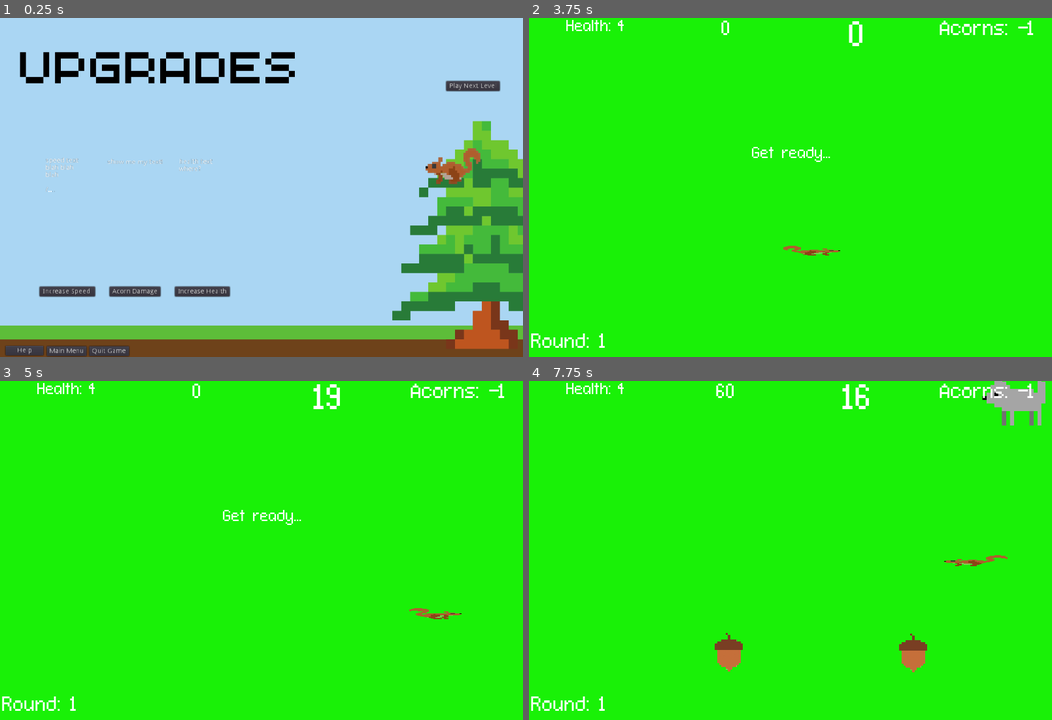
Above: before the commit, frames 1-4 (two rows, left to right).
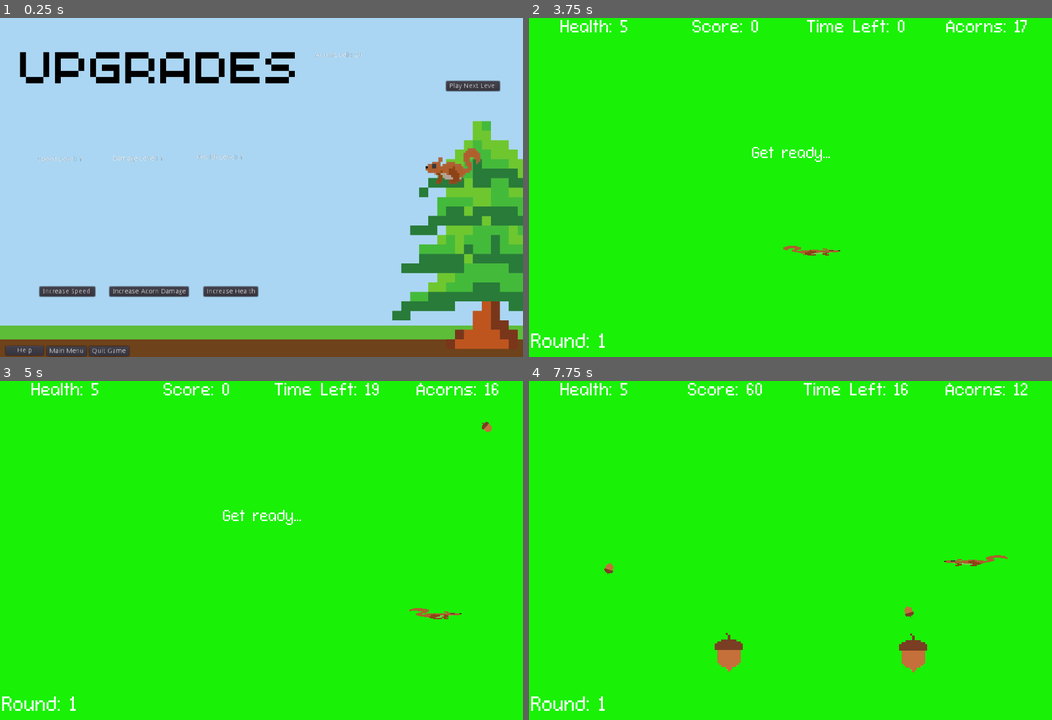
Above: after the commit, the same moments.

Repository: nygren23/2DGame_Squirrel
Game: Godot game, scene res://UpgradeScreen.tscn
Same seed, same stepped clock (60 frames per second), same inputs: the game is played once before the commit and once after it. This scene is started directly instead of the project's main scene.
Inputs (mouse positions are in pixels of both pictures, inside the frame that each line leads up to):
- Up to frame 1 (0.25 s): no input
- Up to frame 2 (3.75 s): click "Increase Speed" at 0.5 s; click "Acorn Damage" (after the commit: "Increase Acorn Damage") at 1.25 s; click "Increase Health" at 2 s; click "Play Next Level" at 2.75 s; click "Start the Round" at 3.5 s
- Up to frame 3 (5 s): tap Enter at 4.25 s; move the mouse to (376, 533) at 4.27 s; hold D (move_right) from 4.28 s (still down); click (376, 533) at 4.35 s
- Up to frame 4 (7.75 s): move the mouse to (685, 567) at 5.02 s; release D (move_right) at 5.03 s; hold S (move_down) 5.03-5.78 s; click (685, 567) at 5.1 s; move the mouse to (842, 475) at 5.77 s; hold D (move_right) 5.78-6.53 s; click (842, 475) at 5.85 s; move the mouse to (764, 618) at 6.52 s; hold W (move_up) 6.53-7.28 s; click (764, 618) at 6.6 s; move the mouse to (947, 601) at 7.27 s; hold A (move_left) from 7.28 s (still down); click (947, 601) at 7.35 s

The runs differ from the first frame. In frame 1, 0.8% of the frame differs, in the area x 7-70%, y 10-83%; in frame 2, 1.1%; in frame 3, 1.2%; in frame 4, 2.1%, in the area x 6-99%, y 0-86%.

Commit message:
fixed nux mode, added detail to upgrade screen, balanced dog enemies, fixed acorn causing damage bug

Diff:
--- a/Acorn.gd
+++ b/Acorn.gd
@@ -8,14 +8,6 @@
 	if(main.getSafe()):
 		queue_free()
 
-#func _on_Area2D_body_entered(body):
-#	print(body.name)
-#	if body.name == "Player":
-#		queue_free()
-#		player.acorns += 1
-
-
 func _on_Area2D_area_entered(area):
 	queue_free()
-	player.acorns += 3
-	player.health +=1
+	player.acorns += 1
--- a/HUD.gd
+++ b/HUD.gd
@@ -11,13 +11,13 @@
 
 # Updates the score displayed at the top
 func update_score(score):
-	$ScoreLabel.text = str(score)
+	$ScoreLabel.text = "Score: " + str(score)
 
 func update_acorns(acorns):
 	$Acorns.text = "Acorns: " + str(acorns)
 
 func update_time(time):
-	$TimerLabel.text = str(time)
+	$TimerLabel.text = "Time Left: " + str(time)
 
 func update_health(health):
 	$HealthBarPlaceHolder.text = "Health: " + str(health)
@@ -64,7 +64,8 @@
 func _on_NuxMode_pressed():
 	$NuxMode.hide()
 	$Start.hide()
-	emit_signal("start_game_cheated")
+	GlobalStats.nuxModeFlag = true
+	emit_signal("start_game")
 
 func hide_all():
 	$ScoreLabel.hide()
--- a/HUD.tscn
+++ b/HUD.tscn
@@ -4,19 +4,19 @@
 [ext_resource path="res://HUD.gd" type="Script" id=2]
 
 [sub_resource type="DynamicFont" id=3]
-size = 30
+size = 35
 font_data = ExtResource( 1 )
 
 [sub_resource type="DynamicFont" id=4]
-size = 40
+size = 35
 font_data = ExtResource( 1 )
 
 [sub_resource type="DynamicFont" id=5]
-size = 70
+size = 35
 font_data = ExtResource( 1 )
 
 [sub_resource type="DynamicFont" id=6]
-size = 40
+size = 35
 font_data = ExtResource( 1 )
 
 [sub_resource type="DynamicFont" id=1]
@@ -42,8 +42,7 @@
 margin_bottom = 20.3
 rect_pivot_offset = Vector2( 171, 38 )
 custom_fonts/font = SubResource( 3 )
-text = "Placeholder
-for Health Bar"
+text = "0"
 align = 1
 clip_text = true
 
--- a/Main.gd
+++ b/Main.gd
@@ -27,21 +27,24 @@
 		score = 0
 		newGame = false
 		$HUD.update_score(score)
-		#GlobalStats.setNumAcorns(20)
 
-	$Player.setAcorns(GlobalStats.getNumAcorns())
-	$Player.setSpeed(GlobalStats.getSpeed());
-	$Player.setMaxHealth(GlobalStats.getSpeed());
-	$Player.setHealth(GlobalStats.getMaxHealth())
+	if GlobalStats.nuxModeFlag:
+		$Player.setAcorns(GlobalStats.getNuxNumAcorns())
+		$Player.setMaxHealth(GlobalStats.getNuxMaxHealth())
+		$Player.setHealth(GlobalStats.getNuxMaxHealth())
+	else:
+		$Player.setAcorns(GlobalStats.getNumAcorns())
+		$Player.setMaxHealth(GlobalStats.getMaxHealth())
+		$Player.setHealth(GlobalStats.getMaxHealth())
 
+	$Player.setSpeed(GlobalStats.getSpeed())
 	if(GlobalStats.getRoundNumber()%3 == 0):
 		GlobalStats.setRountTimer(GlobalStats.getRoundTimer()+20)
 		GlobalStats.setMobTimer(GlobalStats.getMobTimer() *0.5)
 
 	$endOfMatchTimer.set_wait_time(GlobalStats.getRoundTimer())
 	$MobTimer.set_wait_time(GlobalStats.getMobTimer())
-
-	#$Player.setAcorns($Player.getMaxAcorns())
+	$AcornTimer.set_wait_time(GlobalStats.getAcornTimer())
 
 	$Player.start($StartPosition.position) #spawns the player
 	$StartTimer.start()
@@ -55,11 +58,6 @@
 	$MobTimer.start()
 	$AcornTimer.start()
 	$endOfMatchTimer.start()
-
-func new_game_cheated():
-	$Player.setAcorns(999)
-	$Player.setHealth(999)
-	new_game()
 
 
 func take_damage():
--- a/Main.tscn
+++ b/Main.tscn
@@ -22,7 +22,7 @@
 wait_time = 20.0
 
 [node name="MobTimer" type="Timer" parent="."]
-wait_time = 3.0
+wait_time = 4.0
 
 [node name="ScoreTimer" type="Timer" parent="."]
 
@@ -30,7 +30,7 @@
 one_shot = true
 
 [node name="AcornTimer" type="Timer" parent="."]
-wait_time = 0.593
+wait_time = 2.0
 
 [node name="Player" parent="." instance=ExtResource( 3 )]
 position = Vector2( -40, 61 )
--- a/Mob.gd
+++ b/Mob.gd
@@ -20,9 +20,9 @@
 func _ready():
 	#sets the size and speed of the mob
 	#size = 0.50
-	speed = 160
+	speed = 90
 	health = 400
-	attackspeed = 500
+	attackspeed = 300
 
 	$AnimatedSprite.play()
 	var mob_types = $AnimatedSprite.frames.get_animation_names()
@@ -47,19 +47,20 @@
 	var movement_speed = 0
 	if (attacking):
 		movement_speed = attackspeed
-
 		counter +=1
 		if(counter == 15):
-			counter =0
+			counter = 0
 			attacking = false
 			cooldown = true
 
-
+	#cooldown should be 2 seconds (assuming 60 fps)
 	elif(cooldown):
+		$AnimatedSprite.stop()
 		counter +=1
-		if(counter == 75):
+		if(counter == 120):
 			counter = 0
 			cooldown = false
+			$AnimatedSprite.play()
 
 	else:
 		movement_speed = speed
@@ -81,7 +82,7 @@
 	$damage_indicator.show()
 	$damage_indicator_timer.start();
 
-	if(health<=0):
+	if(health <= 0):
 		main.addToScore(100)
 		queue_free()
 
--- a/Mob.tscn
+++ b/Mob.tscn
@@ -28,7 +28,7 @@
 
 [node name="Mob" type="RigidBody2D" groups=["mobs"]]
 position = Vector2( 252, 368 )
-scale = Vector2( 0.7, 0.7 )
+scale = Vector2( 0.4, 0.4 )
 collision_layer = 32
 collision_mask = 2
 gravity_scale = 0.0
--- a/Player.gd
+++ b/Player.gd
@@ -7,6 +7,8 @@
 
 var health = 4
 var acorns = 20
+var hitRecovery = false
+var hitRecoveryCounter = 0
 
 export var speed = 400.0 #how fast the player moves
 var screen_size = Vector2.ZERO #screen size. Its actual size is set later
@@ -20,6 +22,7 @@
 	hide()
 
 func _process(delta):
+
 	var direction = Vector2.ZERO
 
 	#shoots a bullet if the game has started
@@ -71,11 +74,14 @@
 #they die automatically
 func _on_Player_body_entered(body):
 	print('player hit')
-	health -=1
-	if (health <= 0):
-		hide()
-		$CollisionShape2D.set_deferred("disabled", true)
-		emit_signal("hit")
+	print(body.name)
+	if body.name == "Mob":
+		health -= 1
+
+		if (health <= 0):
+			hide()
+			$CollisionShape2D.set_deferred("disabled", true)
+			emit_signal("hit")
 
 #shoots a bullet where ever the mouse is.
 func shoot():
--- a/Player.tscn
+++ b/Player.tscn
@@ -26,6 +26,7 @@
 
 [node name="Player" type="Area2D"]
 position = Vector2( 240, 363 )
+scale = Vector2( 0.4, 0.4 )
 collision_layer = 2
 collision_mask = 32
 script = ExtResource( 5 )
--- a/UpgradeScreen.gd
+++ b/UpgradeScreen.gd
@@ -11,9 +11,13 @@
 	print("hello")
 
 
-# Called every frame. 'delta' is the elapsed time since the previous frame.
-#func _process(delta):
-#	pass
+#Called every frame. 'delta' is the elapsed time since the previous frame.
+func _process(delta):
+	$SpeedLabel.text = "Speed Level: " + str(GlobalStats.getSpeedLevel())
+	$DamageLabel.text = "Damage Level: " + str(GlobalStats.getDamageLevel())
+	$HealthLabel.text = "Health Level: " + str(GlobalStats.getHealthLevel())
+	$AcornsLeft.text = "Acorns Left: " + str(GlobalStats.getNumAcorns())
+
 
 
 func _on_QuitButton_pressed():
@@ -30,22 +34,28 @@
 
 
 func _on_Speed_pressed():
-	if(GlobalStats.numAcorns > 0):
+	if(GlobalStats.numAcorns >= GlobalStats.getSpeedLevel()):
 		GlobalStats.setSpeed(GlobalStats.getSpeed() + 50)
-		GlobalStats.setNumAcorns(GlobalStats.getRoundNumber()-1)
+		GlobalStats.setNumAcorns(GlobalStats.getNumAcorns() - GlobalStats.getSpeedLevel())
+		GlobalStats.setSpeedLevel(GlobalStats.getSpeedLevel() + 1)
+		print("upgraded Speed, now " + str(GlobalStats.getNumAcorns()) + " acorns left")
 	else:
 		print("Not Enough Acorns")
 
 func _on_Health_pressed():
-	if(GlobalStats.numAcorns > 0):
+	if(GlobalStats.numAcorns >= GlobalStats.getHealthLevel()):
 		GlobalStats.setMaxHealth(GlobalStats.getMaxHealth() + 1)
-		GlobalStats.setNumAcorns(GlobalStats.getRoundNumber()-1)
+		GlobalStats.setNumAcorns(GlobalStats.getNumAcorns() - GlobalStats.getHealthLevel())
+		GlobalStats.setHealthLevel(GlobalStats.getHealthLevel() + 1)
+		print("upgraded Health, now " + str(GlobalStats.getNumAcorns()) + " acorns left")
 	else:
 		print("Not Enough Acorns")
 
 func _on_Acorn_Damage_pressed():
-	if(GlobalStats.numAcorns > 0):
+	if(GlobalStats.numAcorns >= GlobalStats.getDamageLevel()):
 		GlobalStats.setAcornDamage(GlobalStats.getAcornDamage() + 100)
-		GlobalStats.setNumAcorns(GlobalStats.getRoundNumber()-1)
+		GlobalStats.setNumAcorns(GlobalStats.getNumAcorns() - GlobalStats.getDamageLevel())
+		GlobalStats.setDamageLevel(GlobalStats.getDamageLevel() + 1)
+		print("upgraded Damage, now " + str(GlobalStats.getNumAcorns()) + " acorns left")
 	else:
 		print("Not Enough Acorns")
--- a/UpgradeScreen.tscn
+++ b/UpgradeScreen.tscn
@@ -34,13 +34,13 @@
 
 [node name="Acorn_Damage" type="Button" parent="VerticalContainer/UpgradeButtons"]
 margin_left = 144.0
-margin_right = 249.0
+margin_right = 308.0
 margin_bottom = 20.0
-text = "Acorn Damage"
+text = "Increase Acorn Damage"
 
 [node name="Health" type="Button" parent="VerticalContainer/UpgradeButtons"]
-margin_left = 279.0
-margin_right = 392.0
+margin_left = 338.0
+margin_right = 451.0
 margin_bottom = 20.0
 text = "Increase Health"
 
@@ -51,30 +51,27 @@
 margin_bottom = 508.0
 
 [node name="SpeedLabel" type="RichTextLabel" parent="."]
-margin_left = 94.0
-margin_top = 288.0
-margin_right = 184.0
-margin_bottom = 535.0
-text = "speed text
-blah blah
-blah
+margin_left = 78.0
+margin_top = 285.0
+margin_right = 201.0
+margin_bottom = 532.0
+text = "0"
 
-/...."
-
-[node name="StrengthLabel" type="RichTextLabel" parent="."]
-margin_left = 222.0
-margin_top = 291.0
-margin_right = 356.0
-margin_bottom = 488.0
-text = "show me my text!"
+[node name="DamageLabel" type="RichTextLabel" parent="."]
+margin_left = 232.0
+margin_top = 284.0
+margin_right = 366.0
+margin_bottom = 541.0
+text = "0"
 
 [node name="HealthLabel" type="RichTextLabel" parent="."]
-margin_left = 370.0
-margin_top = 290.0
-margin_right = 488.0
-margin_bottom = 520.0
+margin_left = 407.0
+margin_top = 281.0
+margin_right = 525.0
+margin_bottom = 511.0
 rect_min_size = Vector2( 30, 0 )
-text = "health text where? "
+text = "0
+"
 
 [node name="ContinueButton" type="Button" parent="."]
 margin_left = 922.0
@@ -104,6 +101,14 @@
 margin_bottom = 697.0
 text = "Help"
 
+[node name="AcornsLeft" type="Label" parent="."]
+margin_left = 652.0
+margin_top = 70.0
+margin_right = 865.0
+margin_bottom = 135.0
+text = "0
+"
+
 [connection signal="pressed" from="VerticalContainer/UpgradeButtons/Speed" to="." method="_on_Speed_pressed"]
 [connection signal="pressed" from="VerticalContainer/UpgradeButtons/Acorn_Damage" to="." method="_on_Acorn_Damage_pressed"]
 [connection signal="pressed" from="VerticalContainer/UpgradeButtons/Health" to="." method="_on_Health_pressed"]
--- a/global_stats.gd
+++ b/global_stats.gd
@@ -1,18 +1,63 @@
 extends Node2D
 
+################################################################
 
+#player/game stats
 var maxHealth = 4
+var nuxMaxHealth = 999
 var numAcorns = 20
+var nuxNumAcorns = 999
 var speed = 400.0
 var acornDamage = 100
+var score = 0
 var roundNumber = 0
+
+#timers
 var roundTimer = 20
-var mobTimer = 3
-var score = 0
+var mobTimer = 4
+var acornTimer = 1
+
+#checks if nux mode should be active (999 health/acorns)
+var nuxModeFlag = false
+
+#upgrade levels - tied to upgrade cost (increases incrementally)
+var speedLevel = 1
+var healthLevel = 1
+var damageLevel = 1
+
+################################################################
 
 # Called when the node enters the scene tree for the first time.
 func _ready():
 	print(maxHealth)
+
+#getters/setters
+func getSpeedLevel():
+	return speedLevel
+
+func setSpeedLevel(newSpeedLevel):
+	speedLevel = newSpeedLevel
+
+func getHealthLevel():
+	return healthLevel
+
+func setHealthLevel(newHealthLevel):
+	healthLevel = newHealthLevel
+
+func getDamageLevel():
+	return damageLevel
+
+func setDamageLevel(newDamageLevel):
+	damageLevel = newDamageLevel
+
+func getAcornTimer():
+	return acornTimer
+
+func getNuxMaxHealth():
+	return nuxMaxHealth
+
+func getNuxNumAcorns():
+	return nuxNumAcorns
 
 func setMaxHealth(newMaxHealth):
 	maxHealth = newMaxHealth
